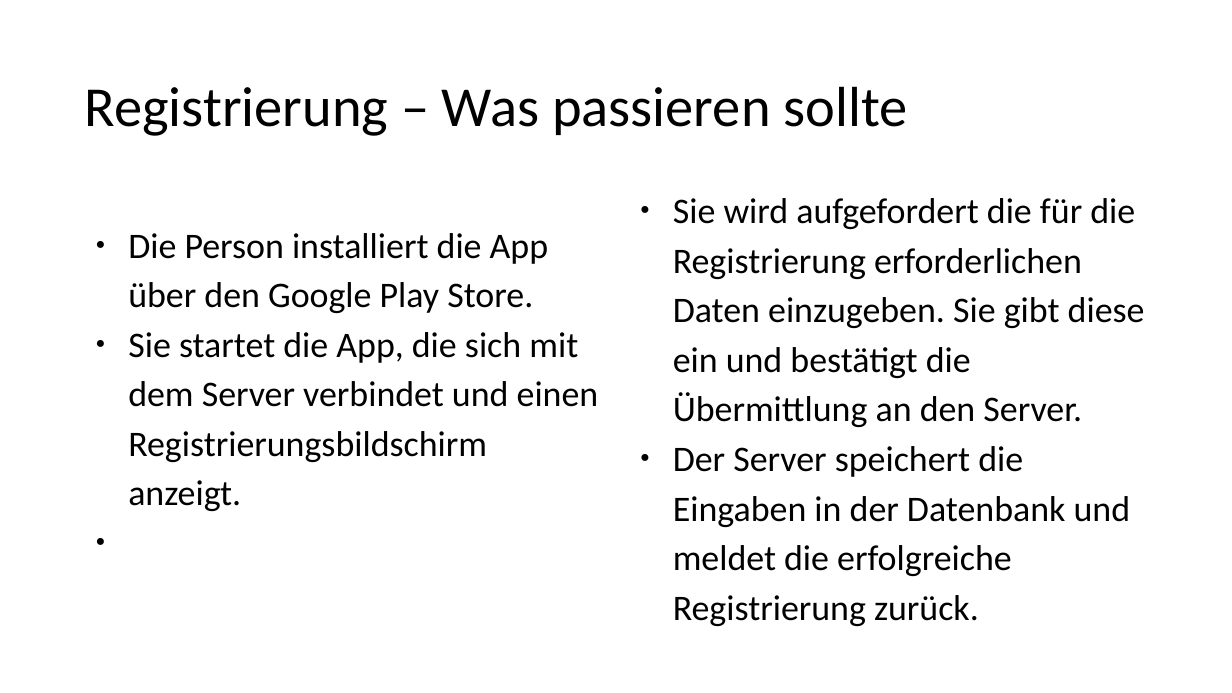
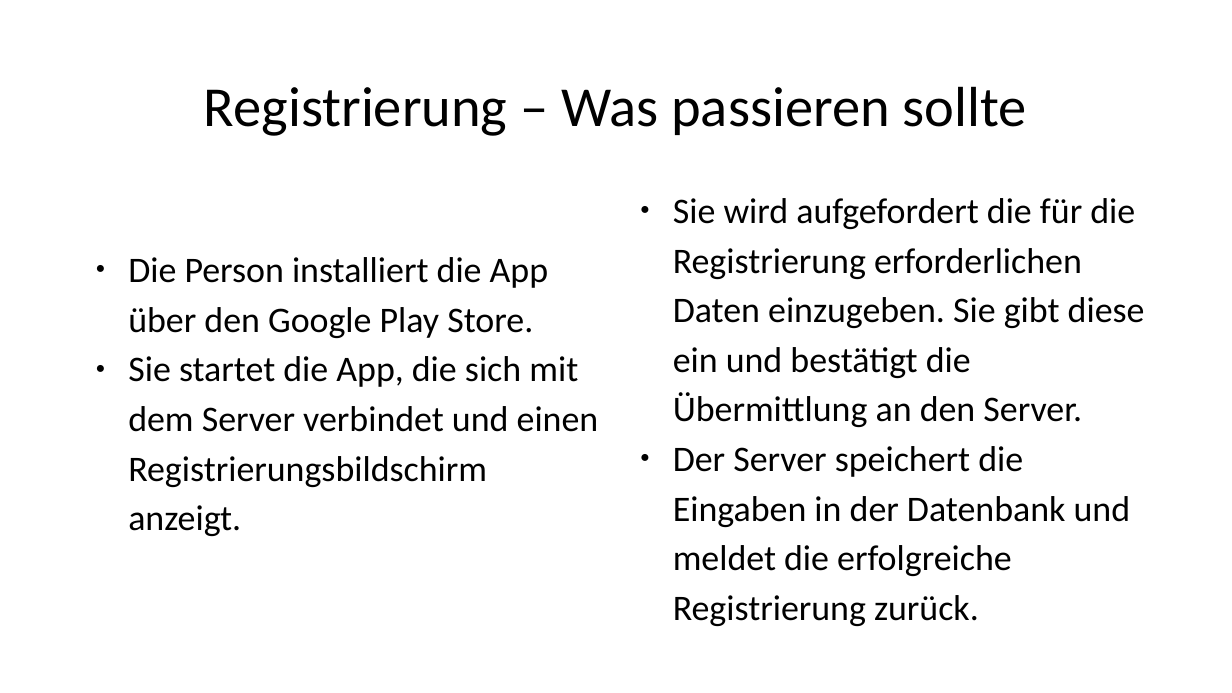
Before and after one commit to rkleee/seGruppeH, a slide deck: slide 9 of Präsi_Requirements-RebeccaSzenario.pptx. Drawn at 1232x693 pixels with LibreOffice and Linux fonts; fonts in the diff are those of the drawing. Boxes give left, top, right and bottom in pixels: in the first picture for what was removed or moved away, otherwise in the second. Text is boxed around its words. In the diff, an @@ line names an element or a change of style, - is before the commit and + after.

```diff
--- a/Präsi_Requirements-RebeccaSzenario.pptx
+++ b/Präsi_Requirements-RebeccaSzenario.pptx
@@ text "Registrierung – Was passieren sollte" at bbox=[204, 86, 1027, 136]: alignment left to centre @@
@@ text "Die Person installiert die App ...": place and size @@
-text "Die Person installiert die App ..." at bbox=[128, 233, 599, 511]
+text "Die Person installiert die App ..." at bbox=[128, 257, 599, 536]
```
Also in this commit, not shown: 3 other slides changed, 1 other file.
